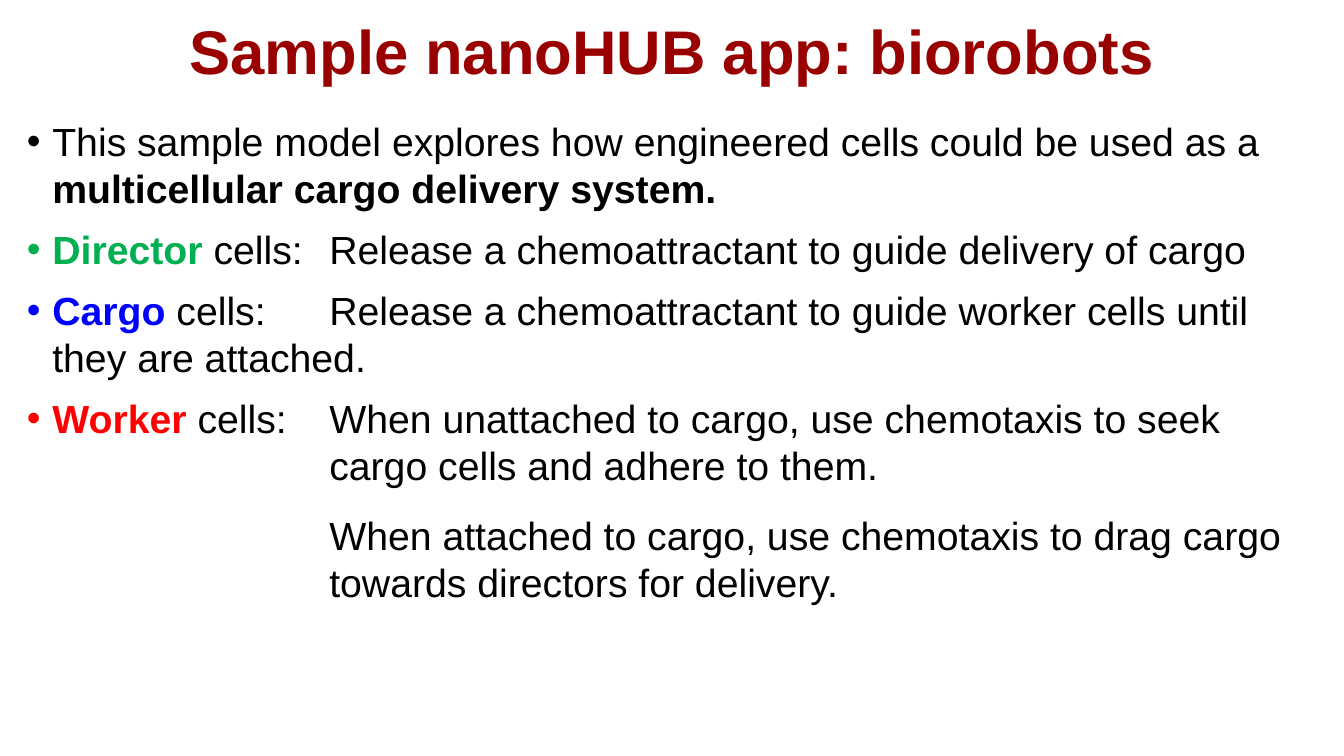
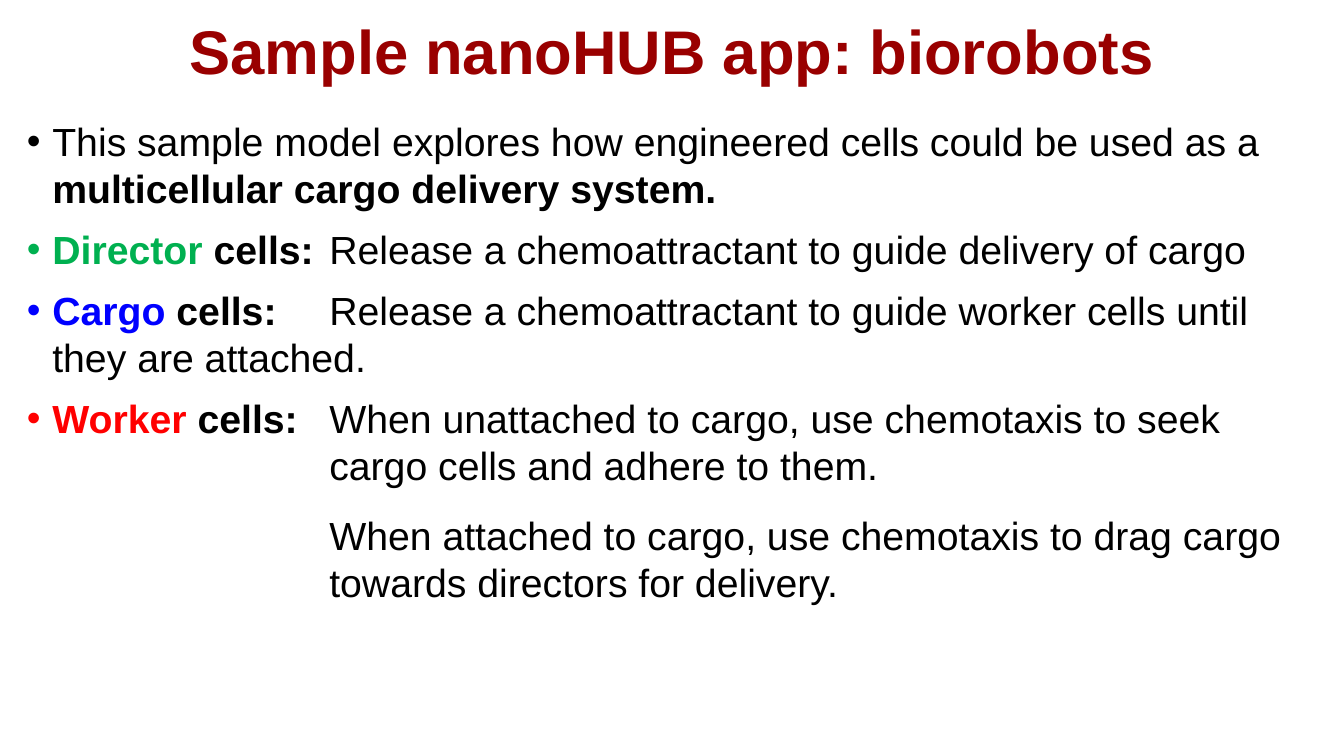
Before and after one commit to physicell-training/02-How-to-nanoHUB, a slide deck: slide 5 of pptx_source/02-How-to-nanoHUB.pptx. Drawn at 1344x756 pixels with LibreOffice and Linux fonts; fonts in the diff are those of the drawing; background and template pictures are left out. Boxes give left, top, right and bottom in pixels: in the first picture for what was removed or moved away, otherwise in the second. Text is boxed around its words. In the diff, an @@ line names an element or a change of style, - is before the commit and + after.

```diff
--- a/pptx_source/02-How-to-nanoHUB.pptx
+++ b/pptx_source/02-How-to-nanoHUB.pptx
@@ text at (52,235,1281,605): bold on in "cells:", "cells:", "cells:" @@
```
Also in this commit, not shown: 6 other slides changed.
